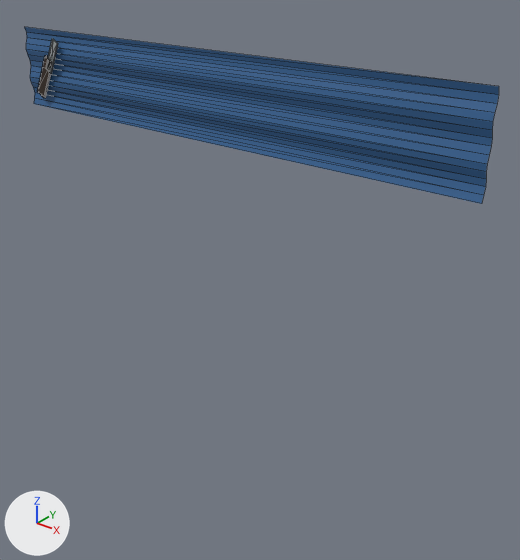
A saved change to the glTF model assets/models/nha_rap/bang/bang_hot_toc_binh_dan_48.glb.
Both versions are drawn from a 50 mm lens placed at (6.19, -4.16, 4.07), pointed at (2.86, 0.0, 1.48). Arrows for +X, +Y and +Z are at lower left; the lights stay in place. The older version comes first. Mesh edges are drawn as thin lines. Vertices at exactly the same position are counted once.

Names of what the first picture shows: 'bang_hot_toc_binh_dan_48'.
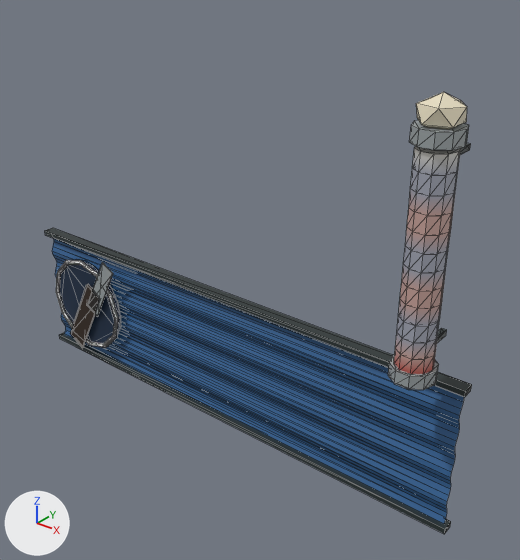
Where the change shows, as pixel boxes [x1, y1, x2, y2] in the pictures (520 x 560 px; the box of a moved part takes in the faces that stretch with it):
```json
{"object": "bang_hot_toc_binh_dan_48", "change": "reshaped", "before": [25, 27, 499, 204], "after": [45, 92, 472, 534], "on screen": "10% narrower, 149% taller"}
{"part": 1, "of": "me_ton_001", "change": "added", "after": [45, 228, 472, 397]}
{"part": 2, "of": "me_ton_001", "change": "added", "after": [59, 332, 451, 534]}
{"part": 3, "of": "me_ton_001", "change": "added", "after": [59, 259, 121, 343], "on screen": "blue"}
{"part": 4, "of": "me_ton_001", "change": "moved or reshaped", "before": [37, 55, 51, 98], "after": [70, 284, 99, 348]}
{"part": 5, "of": "me_ton_001", "change": "moved or reshaped", "before": [46, 39, 58, 74], "after": [87, 262, 113, 316]}
{"part": 6, "of": "me_ton_001", "change": "added", "after": [388, 354, 439, 390]}
{"part": 7, "of": "me_ton_001", "change": "added", "after": [410, 120, 469, 150]}
{"part": 8, "of": "me_ton_001", "change": "added", "after": [416, 92, 467, 129]}
{"part": 9, "of": "me_ton_001", "change": "added", "after": [437, 328, 447, 343]}
{"part": 10, "of": "me_ton_001", "change": "added", "after": [460, 143, 471, 155]}
{"part": 11, "of": "me_ton_001", "change": "added", "after": [394, 146, 461, 374]}
{"part": 12, "of": "me_ton_001", "change": "added", "after": [52, 238, 464, 524], "on screen": "blue"}
{"part": 13, "of": "me_ton_001", "change": "added", "after": [56, 260, 119, 348]}
{"part": 14, "of": "me_ton_001", "change": "deleted", "before": [25, 27, 499, 204], "on screen": "blue"}
```

Scene script edits in JSON lines:
```json
{"block": "me_ton_001", "where": "# used by ob_bang_hot_toc_binh_dan_48; location = (0.0, 0.0, 0.0)"}
{"op": "remove", "block": "me_ton_001", "code": "me_ton_001.from_pydata(...)  # 46 vertices, 52 faces; spans x 0.15..4.65, y -0.12..-0.05, z 2.57..3.27"}
{"op": "add", "block": "me_ton_001", "code": "me_ton_001.from_pydata(...)  # 372 vertices, 732 faces; spans x 0.07..4.73, y -0.57..0.0, z -0.05..3.27"}
{"block": "me_ton_001", "change": "me_ton_001 part 1: a new loose piece, a box spanning x 0.07..4.73, y -0.1..0.0, z 1.2..1.25, in mat_pho_mausac"}
{"block": "me_ton_001", "change": "me_ton_001 part 2: a new loose piece, a box spanning x 0.07..4.73, y -0.1..0.0, z -0.05..0.0, in mat_pho_mausac"}
{"block": "me_ton_001", "change": "me_ton_001 part 3: a new loose piece, a 20-sided cylinder along y spanning x 0.21..1.15, y -0.135..-0.085, z 0.13..1.07, in mat_pho_mausac"}
{"block": "me_ton_001", "change": "me_ton_001 part 4: the loose piece of 8 vertices spanning x 0.29..0.57, y -0.12..-0.1, z 2.66..3.05 is scaled about its middle by (2.08, 1, 2.08), then moved by (0.25, -0.06, -2.39)"}
{"block": "me_ton_001", "change": "me_ton_001 part 5: the loose piece of 8 vertices spanning x 0.46..0.68, y -0.12..-0.11, z 2.89..3.21 is scaled about its middle by (2.08, 1, 2.08), then moved by (0.4, -0.06, -2.18)"}
{"block": "me_ton_001", "change": "me_ton_001 part 6: a new loose piece, a 10-sided cylinder along z spanning x 4.32..4.64, y -0.572..-0.268, z 1.43..1.53, in mat_pho_mausac"}
{"block": "me_ton_001", "change": "me_ton_001 part 7: a new loose piece, a 10-sided cylinder along z spanning x 4.32..4.64, y -0.572..-0.268, z 2.99..3.09, in mat_pho_mausac"}
{"block": "me_ton_001", "change": "me_ton_001 part 8: a new loose piece, an icosphere of 20 faces spanning x 4.34..4.62, y -0.56..-0.28, z 3.05..3.27, in mat_pho_mausac"}
{"block": "me_ton_001", "change": "me_ton_001 part 9: a new loose piece, a box spanning x 4.46..4.5, y -0.3..0.0, z 1.56..1.6, in mat_pho_mausac"}
{"block": "me_ton_001", "change": "me_ton_001 part 10: a new loose piece, a box spanning x 4.46..4.5, y -0.3..0.0, z 2.86..2.9, in mat_pho_mausac"}
{"block": "me_ton_001", "change": "me_ton_001 part 11: a new loose piece of 130 vertices spanning x 4.35..4.61, y -0.54..-0.3, z 1.52..2.96, in mat_pho_mausac"}
{"block": "me_ton_001", "change": "me_ton_001 part 12: a new loose piece of 54 vertices spanning x 0.1..4.7, y -0.07..-0.03, z 0.0..1.2, in mat_pho_mausac"}
{"block": "me_ton_001", "change": "me_ton_001 part 13: a new loose piece of 48 vertices spanning x 0.19..1.17, y -0.17..-0.11, z 0.11..1.1, in mat_pho_mausac"}
{"block": "me_ton_001", "change": "me_ton_001 part 14"}
{"block": "me_ton_001", "change": "30 vertices are removed from x 0.15..4.65, y -0.09..-0.05, z 2.57..3.27"}
{"block": "me_ton_001", "change": "28 faces are deleted"}
```
